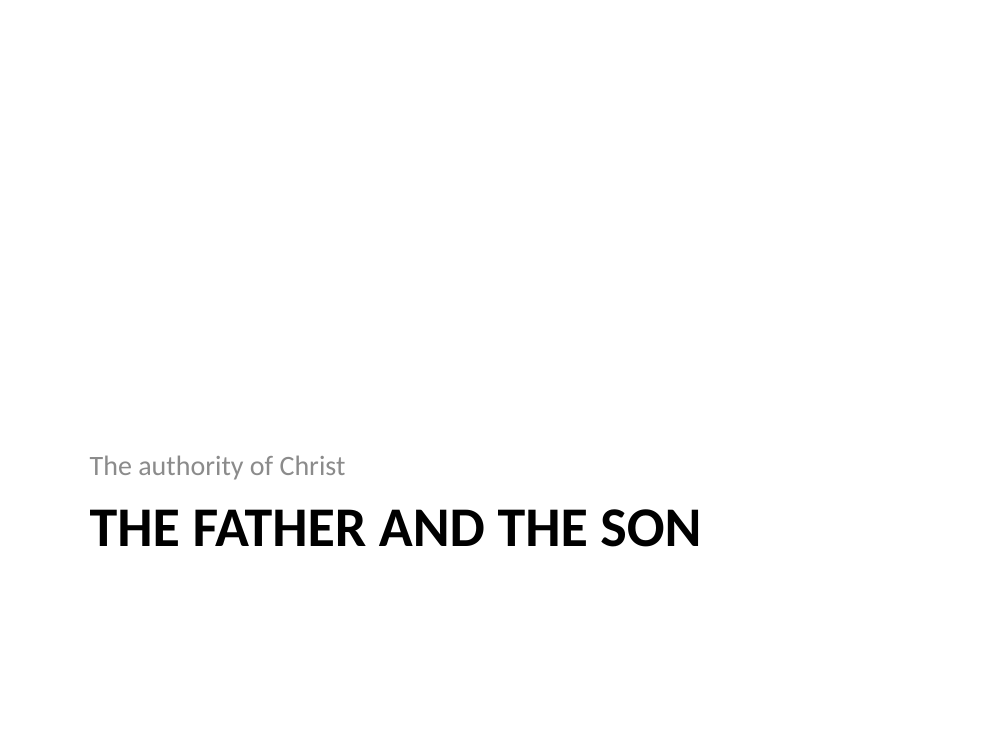
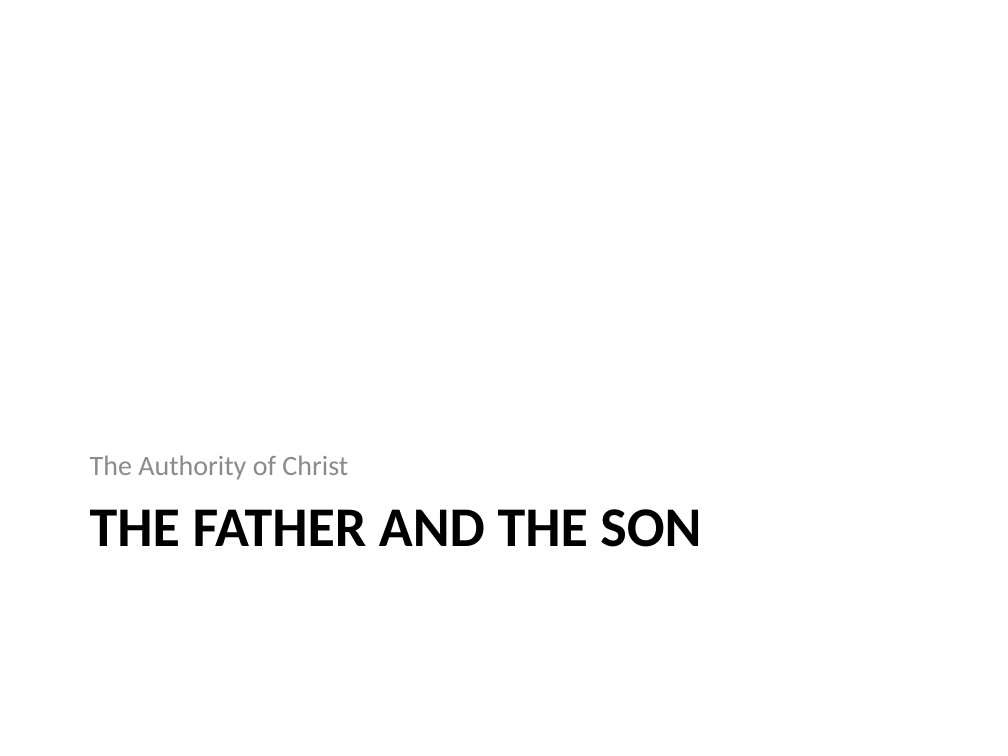
Before and after one commit to sjanhunen/dokimazo, a slide deck: slide 9 of presentations/InHisName.pptx (slide 8 before the commit). Drawn at 1008x756 pixels with LibreOffice and Linux fonts; fonts in the diff are those of the drawing. Boxes give left, top, right and bottom in pixels: in the first picture for what was removed or moved away, otherwise in the second. Text is boxed around its words. In the diff, an @@ line names an element or a change of style, - is before the commit and + after.

```diff
--- a/presentations/InHisName.pptx
+++ b/presentations/InHisName.pptx
@@ text at <box>90,455,348,480</box>: text changed @@
-The authority of Christ
+The Authority of Christ
```
Also in this commit, not shown: 10 other slides changed, 7 slides added, 5 slides removed, 1 other file.
